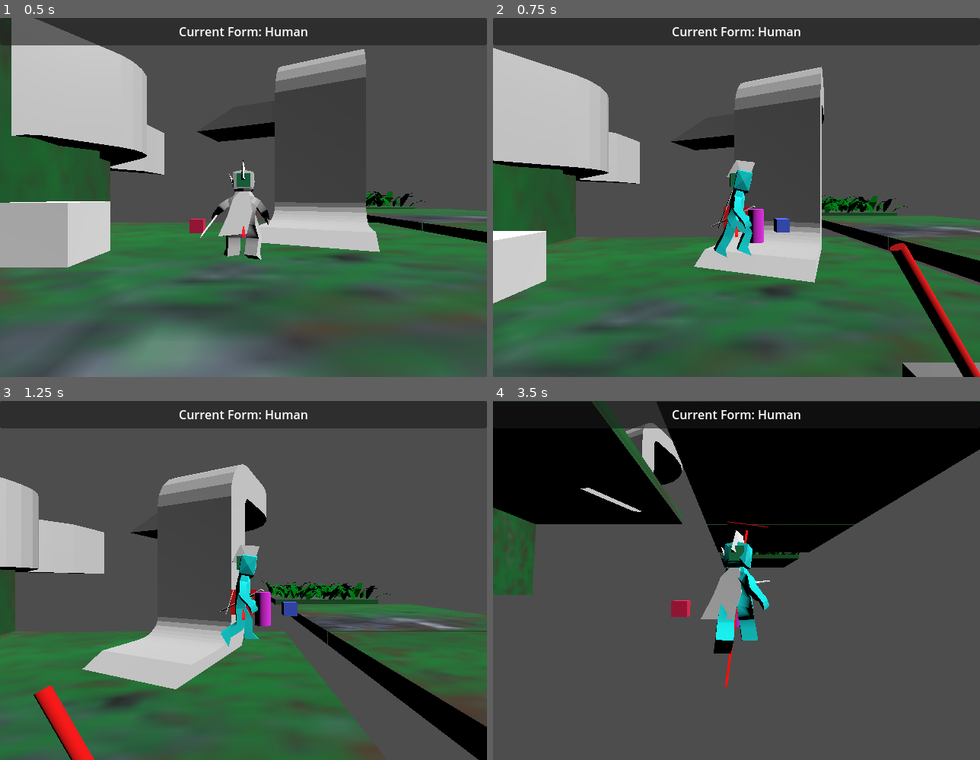
Above: before the commit, frames 1-4 (two rows, left to right).
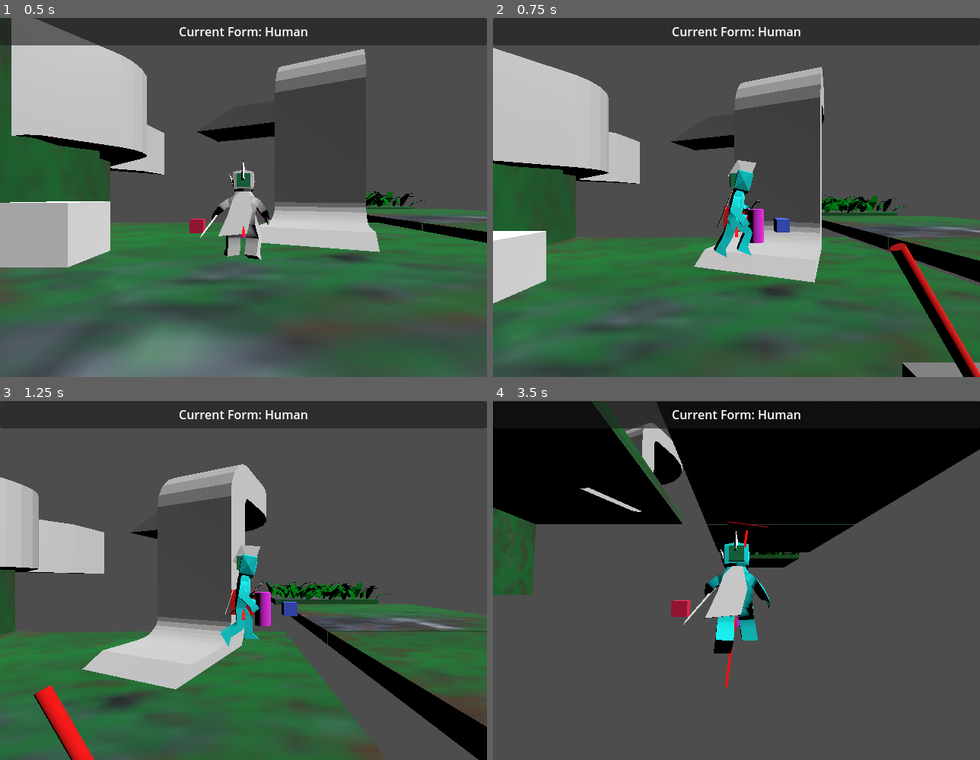
Above: after the commit, the same moments.

Repository: LettucePie/druid
Game: Godot game, scene res://playscenes/play_0.tscn
Two runs of this game, one before a commit and one after it. Both use one fixed random seed, a clock stepped at 60 frames per second and the inputs below.
Inputs (mouse positions are in pixels of both pictures, inside the frame that each line leads up to):
- Up to frame 1 (0.5 s): no input
- Up to frame 2 (0.75 s): tap Enter (ui_accept) at 0.5 s; move the mouse to (843, 179) at 0.52 s; hold D (move_right) from 0.53 s (still down); tap Space (jump) at 0.6 s
- Up to frame 3 (1.25 s): keep holding D (move_right); tap Space (jump) at 0.77, 1.07 s
- Up to frame 4 (3.5 s): move the mouse to (639, 598) at 1.27 s; release D (move_right) at 1.28 s; hold S (move_down) 1.28-2.03 s; right-click (639, 598) at 1.35 s; tap Space (jump) at 1.52, 1.55, 1.82, 2.3, 3.02, 3.05, 3.32 s; move the mouse to (785, 501) at 2.02 s; hold D (move_right) 2.03-2.78 s; tap N (attack) at 2.1 s; move the mouse to (712, 652) at 2.77 s; hold W (move_up) from 2.78 s (still down); tap K (cam_down) at 2.85 s

Frame 1 is identical in both runs. In frame 2, 0.3% of the frame differs, in the area x 44-55%, y 39-59%; in frame 3, 0.1%; in frame 4, 1.6%, in the area x 39-57%, y 36-63%.

Commit message:
rebuilding animtrees

Diff:
--- a/core/player.gd
+++ b/core/player.gd
@@ -319,7 +319,7 @@
 		Input.get_axis("move_up", "move_down")).limit_length(1.0)
 
 	## Forward movement input length to anim_player
-	current_anim.set_player_move(move_input_vec.length())
+	current_anim.set("parameters/movement/blend_position", move_input_vec.length())
 
 
 	## Orientate the input vector to the camera angle.
--- a/core/player.tscn
+++ b/core/player.tscn
@@ -1,10 +1,8 @@
-[gd_scene load_steps=59 format=3 uid="uid://bmicu2av4r0qn"]
+[gd_scene load_steps=48 format=3 uid="uid://bmicu2av4r0qn"]
 
 [ext_resource type="Script" path="res://core/player.gd" id="1_dpv4o"]
-[ext_resource type="Script" path="res://core/player_animtree.gd" id="2_4cmwe"]
 [ext_resource type="PackedScene" uid="uid://nprju05ce2c5" path="res://art/model/human_model_0.1.glb" id="2_dbf1p"]
 [ext_resource type="AnimationNodeBlendSpace1D" uid="uid://dc8k2o85s4da1" path="res://art/model/animations/animtree_nodes/human_movement_blend1d.tres" id="3_csu45"]
-[ext_resource type="AnimationNodeStateMachine" uid="uid://dnomb2r2caopu" path="res://art/model/animations/animtree_nodes/human_stationary_statemachine.tres" id="4_s82sa"]
 [ext_resource type="Animation" uid="uid://ce1hi8beucour" path="res://art/model/animations/human_0.1/aim_fire_small.res" id="5_2640a"]
 [ext_resource type="PackedScene" uid="uid://deo4i0mfxnb4f" path="res://core/entities/player/collision_shapes/human_shape.tscn" id="5_fobq8"]
 [ext_resource type="AnimationNodeBlendSpace1D" uid="uid://b3nqb6nvlwe5o" path="res://art/model/animations/animtree_nodes/wolf_movement.tres" id="5_vjdl4"]
@@ -36,72 +34,21 @@
 _data = [Vector2(0, 0.0526315), 0.0, 0.0, 0, 0, Vector2(0.498339, 0.357895), 2.20412, 2.20412, 0, 0, Vector2(0.611296, 1), 0.0, 0.0, 0, 0, Vector2(1, 0.494737), 0.0, 0.0, 0, 0]
 point_count = 4
 
-[sub_resource type="AnimationNodeBlend2" id="AnimationNodeBlend2_v3m60"]
-filter_enabled = true
-filters = ["human_armature/Skeleton3D:Center", "human_armature/Skeleton3D:leg.l", "human_armature/Skeleton3D:leg.r", "human_armature/Skeleton3D:thigh.l", "human_armature/Skeleton3D:thigh.r"]
-
-[sub_resource type="AnimationNodeBlendTree" id="AnimationNodeBlendTree_yjsvj"]
-graph_offset = Vector2(-453, 37)
-nodes/actions/node = ExtResource("4_s82sa")
-nodes/actions/position = Vector2(-300, 80)
-nodes/blend_movement/node = SubResource("AnimationNodeBlend2_v3m60")
-nodes/blend_movement/position = Vector2(20, 160)
-nodes/movement/node = ExtResource("3_csu45")
-nodes/movement/position = Vector2(-300, 300)
-nodes/output/position = Vector2(400, 160)
-node_connections = [&"output", 0, &"blend_movement", &"blend_movement", 0, &"actions", &"blend_movement", 1, &"movement"]
-
-[sub_resource type="AnimationNodeAnimation" id="AnimationNodeAnimation_3ndos"]
-animation = &"fall"
-
-[sub_resource type="AnimationNodeAnimation" id="AnimationNodeAnimation_344lh"]
-animation = &"jump"
-
-[sub_resource type="AnimationNodeAnimation" id="AnimationNodeAnimation_nqfv0"]
-animation = &"land"
-
-[sub_resource type="AnimationNodeStateMachineTransition" id="AnimationNodeStateMachineTransition_1dqeu"]
-switch_mode = 2
+[sub_resource type="AnimationNodeStateMachineTransition" id="AnimationNodeStateMachineTransition_8ndn3"]
 advance_mode = 2
-advance_expression = "jump_velocity > Vector3.ZERO"
-
-[sub_resource type="AnimationNodeStateMachineTransition" id="AnimationNodeStateMachineTransition_b5a6u"]
+
+[sub_resource type="AnimationNodeStateMachine" id="AnimationNodeStateMachine_qojse"]
+states/movement/node = ExtResource("3_csu45")
+states/movement/position = Vector2(532, 100)
+transitions = ["Start", "movement", SubResource("AnimationNodeStateMachineTransition_8ndn3")]
+
+[sub_resource type="AnimationNodeStateMachineTransition" id="AnimationNodeStateMachineTransition_17jpv"]
 advance_mode = 2
-advance_expression = "jump_velocity == Vector3.ZERO"
-
-[sub_resource type="AnimationNodeStateMachineTransition" id="AnimationNodeStateMachineTransition_1w0ht"]
-advance_mode = 2
-advance_expression = "jump_velocity == Vector3.ZERO"
-
-[sub_resource type="AnimationNodeStateMachineTransition" id="AnimationNodeStateMachineTransition_rxa46"]
-switch_mode = 2
-advance_mode = 2
-
-[sub_resource type="AnimationNodeStateMachineTransition" id="AnimationNodeStateMachineTransition_8wacj"]
-advance_mode = 2
-advance_expression = "jump_velocity > Vector3.ZERO"
-
-[sub_resource type="AnimationNodeStateMachineTransition" id="AnimationNodeStateMachineTransition_7cxbk"]
-advance_mode = 2
-
-[sub_resource type="AnimationNodeStateMachine" id="AnimationNodeStateMachine_3rkw4"]
-states/Start/position = Vector2(129, 100)
-states/fall/node = SubResource("AnimationNodeAnimation_3ndos")
-states/fall/position = Vector2(632, 75)
-states/jump/node = SubResource("AnimationNodeAnimation_344lh")
-states/jump/position = Vector2(580, 6)
-states/land/node = SubResource("AnimationNodeAnimation_nqfv0")
-states/land/position = Vector2(580, 146)
+
+[sub_resource type="AnimationNodeStateMachine" id="AnimationNodeStateMachine_7b5l6"]
 states/movement/node = ExtResource("5_vjdl4")
-states/movement/position = Vector2(378, 100)
-transitions = ["jump", "fall", SubResource("AnimationNodeStateMachineTransition_1dqeu"), "jump", "land", SubResource("AnimationNodeStateMachineTransition_b5a6u"), "fall", "land", SubResource("AnimationNodeStateMachineTransition_1w0ht"), "land", "movement", SubResource("AnimationNodeStateMachineTransition_rxa46"), "movement", "jump", SubResource("AnimationNodeStateMachineTransition_8wacj"), "Start", "movement", SubResource("AnimationNodeStateMachineTransition_7cxbk")]
-graph_offset = Vector2(-8, -52)
-
-[sub_resource type="AnimationNodeBlendTree" id="AnimationNodeBlendTree_s5xfw"]
-graph_offset = Vector2(-310, -43)
-nodes/actions/node = SubResource("AnimationNodeStateMachine_3rkw4")
-nodes/actions/position = Vector2(-140, 60)
-node_connections = [&"output", 0, &"actions"]
+states/movement/position = Vector2(511, 100)
+transitions = ["Start", "movement", SubResource("AnimationNodeStateMachineTransition_17jpv")]
 
 [sub_resource type="StandardMaterial3D" id="StandardMaterial3D_g87jm"]
 albedo_color = Color(1, 0.184314, 1, 1)
@@ -190,23 +137,17 @@
 cam_distance_curve = SubResource("Curve_hyoh0")
 
 [node name="human_animtree" type="AnimationTree" parent="."]
-tree_root = SubResource("AnimationNodeBlendTree_yjsvj")
+tree_root = SubResource("AnimationNodeStateMachine_qojse")
 anim_player = NodePath("../human_node/human_model/AnimationPlayer")
 advance_expression_base_node = NodePath("..")
 active = true
-parameters/blend_movement/blend_amount = 0
 parameters/movement/blend_position = 0
-script = ExtResource("2_4cmwe")
 
 [node name="wolf_animtree" type="AnimationTree" parent="."]
-tree_root = SubResource("AnimationNodeBlendTree_s5xfw")
+tree_root = SubResource("AnimationNodeStateMachine_7b5l6")
 anim_player = NodePath("../wolf_node/wolf_model/AnimationPlayer")
 advance_expression_base_node = NodePath("..")
-active = true
-parameters/actions/movement/blend_position = 0
-script = ExtResource("2_4cmwe")
-blends_stature = false
-movement_target = "parameters/actions/movement/blend_position"
+parameters/movement/blend_position = 0
 
 [node name="human_shape" parent="." instance=ExtResource("5_fobq8")]
 
@@ -249,37 +190,37 @@
 transform = Transform3D(-0.312618, 0, -2.73299e-08, 0, 0.312618, 0, 2.73299e-08, 0, -0.312618, 0, 0.143265, 0)
 
 [node name="Skeleton3D" parent="human_node/human_model/human_armature" index="0"]
-bones/0/position = Vector3(0, -0.152842, -0.10598)
+bones/0/position = Vector3(0, -0.14916, -0.10598)
 bones/0/rotation = Quaternion(0.0914123, -0.00244562, -0.0016501, 0.995809)
-bones/1/rotation = Quaternion(-0.0144125, 0.00146617, 0.797744, 0.602822)
+bones/1/rotation = Quaternion(-0.0108241, 0.0170293, 0.797213, 0.603361)
 bones/2/rotation = Quaternion(0.0834039, -0.0313383, 0.324214, 0.941779)
 bones/3/rotation = Quaternion(0.317049, 0.0415371, 0.0138462, 0.947398)
-bones/5/rotation = Quaternion(0.0111206, -0.0138928, 0.00329284, 0.999836)
+bones/5/rotation = Quaternion(-0.0162229, -0.0138736, 0.0038138, 0.999765)
 bones/6/rotation = Quaternion(-0.0150778, -3.56578e-05, -0.000320333, 0.999886)
 bones/10/position = Vector3(-0.34512, -0.192523, -0.00858107)
-bones/10/rotation = Quaternion(-0.215239, 0.251945, 0.941052, 0.0679533)
-bones/11/rotation = Quaternion(-0.414596, 0.00113692, -0.00279346, 0.910001)
+bones/10/rotation = Quaternion(-0.215451, 0.249002, 0.941835, 0.0672803)
+bones/11/rotation = Quaternion(-0.406997, 0.00111362, -0.00280286, 0.913424)
 bones/12/rotation = Quaternion(-0.0599468, -0.00843683, -0.742144, 0.667501)
-bones/13/rotation = Quaternion(-0.0829725, -0.020232, -0.269254, 0.959275)
+bones/13/rotation = Quaternion(-0.0826809, -0.01962, -0.271105, 0.958792)
 bones/14/rotation = Quaternion(0.395912, -0.0344117, -0.113618, 0.910582)
 bones/17/position = Vector3(0.358753, -0.19082, -0.0116346)
-bones/17/rotation = Quaternion(0.0977208, 0.352212, 0.926795, -0.0863075)
-bones/18/rotation = Quaternion(-0.276555, -0.0950055, -0.0145208, 0.95618)
+bones/17/rotation = Quaternion(0.0982378, 0.346635, 0.928895, -0.0857185)
+bones/18/rotation = Quaternion(-0.267985, -0.0951317, -0.0136698, 0.958617)
 
 [node name="ear_a" parent="human_node/human_model/human_armature/Skeleton3D" index="0"]
-transform = Transform3D(0.999448, -0.00253311, -0.0331121, -0.00327474, 0.984709, -0.174175, 0.033047, 0.174187, 0.984158, 0.000675779, 1.6825, 0.233426)
+transform = Transform3D(0.999448, -0.00253311, -0.0331121, -0.00146311, 0.99276, -0.120109, 0.0331766, 0.120091, 0.992208, 0.000675779, 1.69286, 0.190711)
 bone_idx = 7
 
 [node name="hair_a" parent="human_node/human_model/human_armature/Skeleton3D" index="1"]
-transform = Transform3D(0.999448, -0.00253311, -0.0331121, -0.00327474, 0.984709, -0.174175, 0.033047, 0.174187, 0.984158, 0.00858761, 2.11441, 0.0369465)
+transform = Transform3D(0.999448, -0.00253311, -0.0331121, -0.00146311, 0.99276, -0.120109, 0.0331766, 0.120091, 0.992208, 0.00858761, 2.11339, -0.0290879)
 bone_idx = 8
 
 [node name="cape" parent="human_node/human_model/human_armature/Skeleton3D" index="2"]
-transform = Transform3D(0.999449, -0.0329398, 0.00416953, 0.0332021, 0.990804, -0.131169, 0.000189498, 0.131235, 0.991351, -0.0395435, 1.21723, -0.286759)
+transform = Transform3D(0.999449, -0.0329398, 0.00416953, 0.0331628, 0.996497, -0.0767744, -0.00162599, 0.0768704, 0.99704, -0.0395435, 1.19985, -0.303259)
 bone_idx = 9
 
 [node name="staff_a" parent="human_node/human_model/human_armature/Skeleton3D" index="3"]
-transform = Transform3D(0.404944, -0.293853, 0.865835, 0.85255, 0.463553, -0.241407, -0.330422, 0.835924, 0.438238, 1.38431, 0.0187047, 0.208622)
+transform = Transform3D(0.408549, -0.292491, 0.864602, 0.851023, 0.464469, -0.245005, -0.329919, 0.835893, 0.438675, 1.38121, 0.0195915, 0.208798)
 bone_idx = 16
 
 [node name="standin_floor" parent="human_node/human_model" index="1"]
@@ -317,16 +258,16 @@
 [node name="Skeleton3D" parent="wolf_node/wolf_model/Armature" index="0"]
 bones/1/rotation = Quaternion(0.656745, -8.93774e-16, -8.93774e-16, 0.754113)
 bones/2/rotation = Quaternion(0.12946, 1.04057e-15, -9.22106e-17, 0.991585)
-bones/3/rotation = Quaternion(-0.327022, 4.98943e-18, 8.18456e-17, 0.945017)
-bones/4/rotation = Quaternion(-0.261642, 2.40324e-19, 4.69317e-17, 0.965165)
+bones/3/rotation = Quaternion(-0.317119, 5.73362e-18, 8.18475e-17, 0.948386)
+bones/4/rotation = Quaternion(-0.26925, -2.69822e-19, 4.6944e-17, 0.96307)
 bones/5/rotation = Quaternion(0.456607, 1.48065e-22, -1.01387e-16, 0.889668)
 bones/6/rotation = Quaternion(0.859775, 0.204093, 0.0176992, -0.467782)
 bones/7/rotation = Quaternion(0.859775, -0.204093, -0.0176992, -0.467782)
-bones/8/position = Vector3(0.903733, 1.00226, 1.16407)
-bones/8/rotation = Quaternion(0.798484, -1.43663e-17, -3.7593e-18, 0.602016)
+bones/8/position = Vector3(0.903733, 1.03732, 1.14175)
+bones/8/rotation = Quaternion(0.792727, -1.44361e-17, -3.70131e-18, 0.609577)
 bones/9/rotation = Quaternion(0.102258, 1.18584e-07, 1.21901e-08, 0.994758)
-bones/12/position = Vector3(-0.903733, 1.00226, 1.16407)
-bones/12/rotation = Quaternion(0.798484, -1.43663e-17, -3.7593e-18, 0.602016)
+bones/12/position = Vector3(-0.903733, 1.03732, 1.14175)
+bones/12/rotation = Quaternion(0.792727, -1.44361e-17, -3.70131e-18, 0.609577)
 bones/13/rotation = Quaternion(0.102258, 1.18584e-07, 1.21901e-08, 0.994758)
 bones/16/rotation = Quaternion(0.649191, -0.000736844, -0.092586, 0.754969)
 bones/17/rotation = Quaternion(0.560286, -0.0218214, 0.0589299, 0.825912)
@@ -379,7 +320,6 @@
 [connection signal="body_exited" from="swivel_ring/hitbox_small" to="." method="_on_hitbox_detection" binds= [false, false]]
 [connection signal="body_entered" from="swivel_ring/hitbox_big" to="." method="_on_hitbox_detection" binds= [true, true]]
 [connection signal="body_exited" from="swivel_ring/hitbox_big" to="." method="_on_hitbox_detection" binds= [true, false]]
-[connection signal="animation_finished" from="human_node/human_model/AnimationPlayer" to="human_animtree" method="_on_animation_player_animation_finished"]
 
 [editable path="human_node/human_model"]
 [editable path="wolf_node/wolf_model"]
